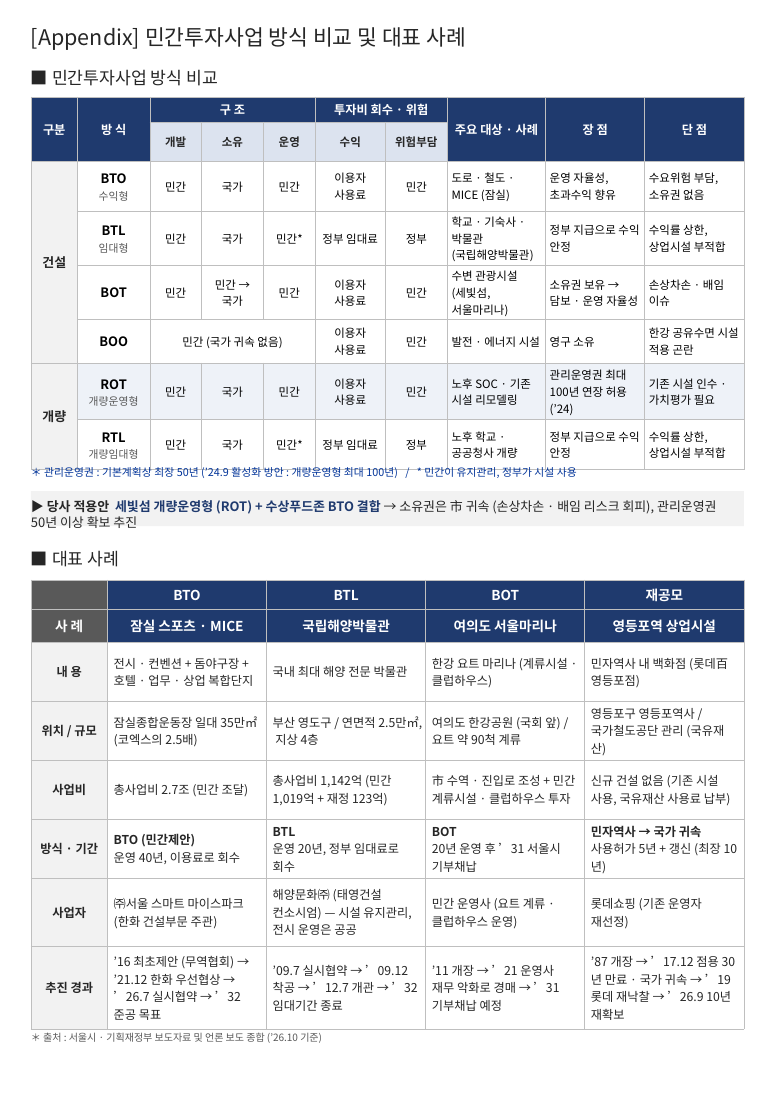
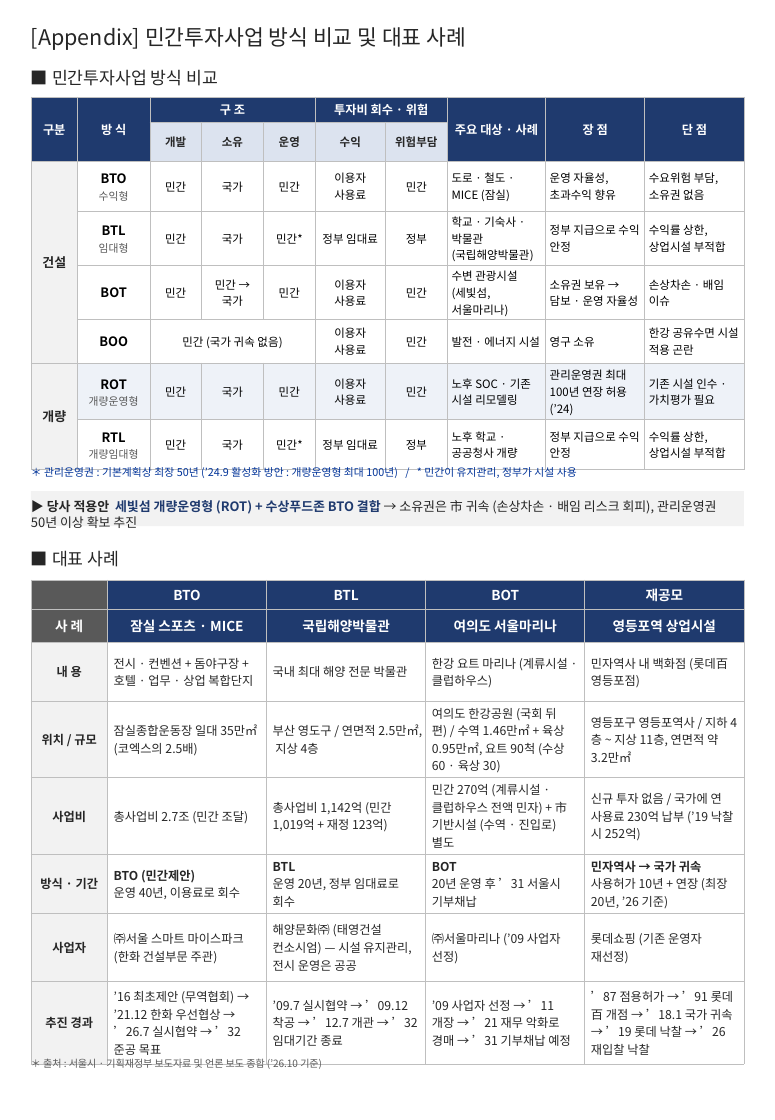
Before and after one commit to ukyung8822/test1, a slide deck: slide 1 of Appendix_민간투자방식_비교_및_사례.pptx. Drawn at 775x1120 pixels with LibreOffice and Linux fonts; fonts in the diff are those of the drawing. Boxes give left, top, right and bottom in pixels: in the first picture for what was removed or moved away, otherwise in the second. Text is boxed around its words. In the diff, an @@ line names an element or a change of style, - is before the commit and + after.

```diff
--- a/Appendix_민간투자방식_비교_및_사례.pptx
+++ b/Appendix_민간투자방식_비교_및_사례.pptx
@@ table at (31, 580, 744, 1059) @@
-row 4, column 4: 여의도 한강공원 (국회 앞) / 요트 약 90척 계류
+row 4, column 4: 여의도 한강공원 (국회 뒤편) / 수역 1.46만㎡ + 육상 0.95만㎡, 요트 90척 (수상 60 · 육상 30)
-row 4, column 5: 영등포구 영등포역사 / 국가철도공단 관리 (국유재산)
+row 4, column 5: 영등포구 영등포역사 / 지하 4층 ~ 지상 11층, 연면적 약 3.2만㎡
-row 5, column 4: 市 수역 · 진입로 조성 + 민간 계류시설 · 클럽하우스 투자
+row 5, column 4: 민간 270억 (계류시설 · 클럽하우스 전액 민자) + 市 기반시설 (수역 · 진입로) 별도
-row 5, column 5: 신규 건설 없음 (기존 시설 사용, 국유재산 사용료 납부)
+row 5, column 5: 신규 투자 없음 / 국가에 연 사용료 230억 납부 (’19 낙찰 시 252억)
-row 6, column 5: 민자역사 → 국가 귀속 / 사용허가 5년 + 갱신 (최장 10년)
+row 6, column 5: 민자역사 → 국가 귀속 / 사용허가 10년 + 연장 (최장 20년, ’26 기준)
-row 7, column 4: 민간 운영사 (요트 계류 · 클럽하우스 운영)
+row 7, column 4: ㈜서울마리나 (’09 사업자 선정)
-row 8, column 4: ’11 개장 → ’21 운영사 재무 악화로 경매 → ’31 기부채납 예정
+row 8, column 4: ’09 사업자 선정 → ’11 개장 → ’21 재무 악화로 경매 → ’31 기부채납 예정
-row 8, column 5: ’87 개장 → ’17.12 점용 30년 만료 · 국가 귀속 → ’19 롯데 재낙찰 → ’26.9 10년 재확보
+row 8, column 5: ’87 점용허가 → ’91 롯데百 개점 → ’18.1 국가 귀속 → ’19 롯데 낙찰 → ’26 재입찰 낙찰
@@ text "＊ 출처 : 서울시 · ...": place and size @@
-text "＊ 출처 : 서울시 · ..." at (43, 1032, 322, 1043)
+text "＊ 출처 : 서울시 · ..." at (43, 1057, 322, 1069)
```
Also in this commit, not shown: 1 other file.
